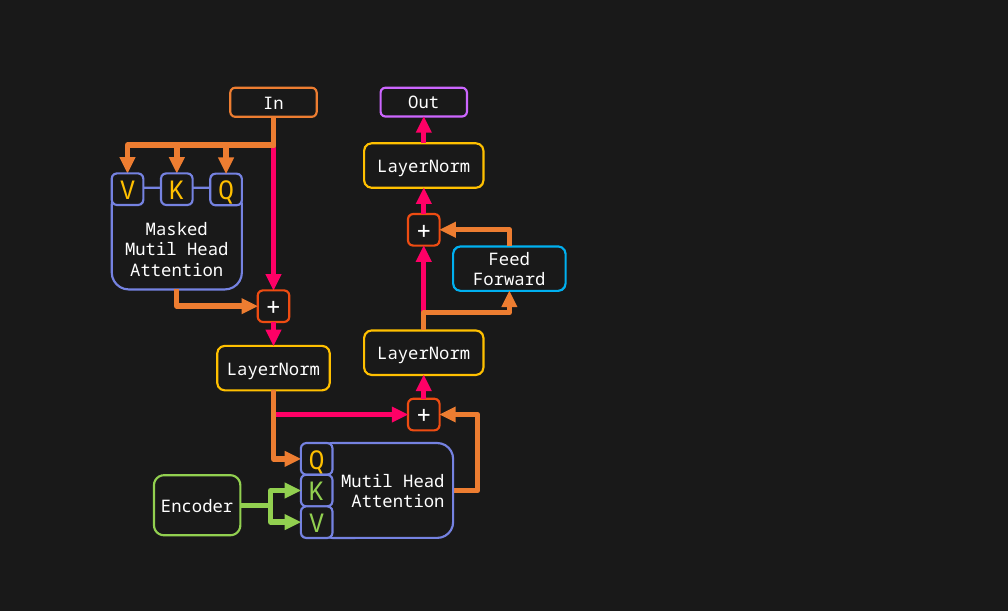
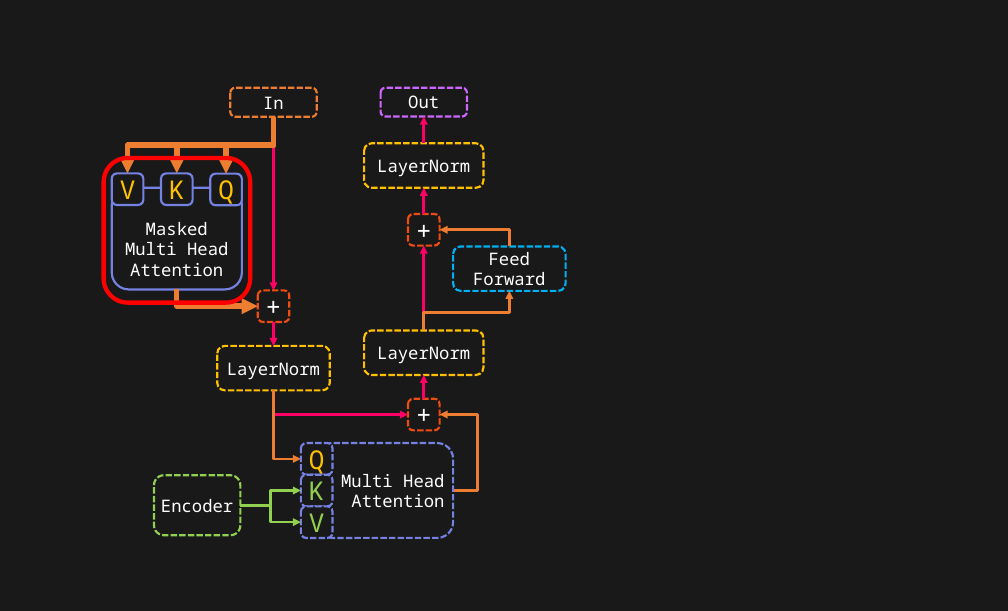
Before and after one commit to toonnyy8/PPT, a slide deck: slide 27 of Attention-is-all-you-need/image.pptx (slide 25 before the commit). Drawn at 1008x611 pixels with LibreOffice and Linux fonts; fonts in the diff are those of the drawing. Boxes give left, top, right and bottom in pixels: in the first picture for what was removed or moved away, otherwise in the second. Text is boxed around its words. In the diff, an @@ line names an element or a change of style, - is before the commit and + after.

```diff
--- a/Attention-is-all-you-need/image.pptx
+++ b/Attention-is-all-you-need/image.pptx
@@ rounded rectangle "In" at (230, 88, 317, 117): outline #ED7D31 4 pt to #ED7D31 4 pt dashed @@
@@ rounded rectangle "Out" at (381, 88, 467, 116): outline #CC66FF 4 pt to #CC66FF 4 pt dashed @@
@@ arrow (274, 117) - (274, 290): stroke #FF0066 10 pt to #FF0066 5 pt @@
@@ arrow (424, 143) - (424, 116): stroke #FF0066 10 pt to #FF0066 5 pt @@
@@ outline #FFC000 4 pt to #FFC000 4 pt dashed in 3 elements at (217, 346, 330, 391), (364, 331, 484, 375), (364, 143, 484, 188) @@
@@ rounded rectangle added at (104, 158, 250, 303), outline #FF0000 8 pt @@
@@ arrow (424, 214) - (424, 188): stroke #FF0066 10 pt to #FF0066 5 pt @@
@@ text in rounded rectangle at (125, 222, 228, 276): text changed @@
-Masked Mutil Head Attention
+Masked Multi Head Attention
@@ outline #EE4C12 4 pt to #EE4C12 4 pt dashed in 3 elements at (258, 290, 289, 322), (408, 399, 440, 431), (408, 214, 440, 246) @@
@@ elbow arrow (509, 246) - (440, 230): stroke #ED7D31 10 pt to #ED7D31 5 pt @@
@@ arrow (424, 331) - (424, 246): stroke #FF0066 10 pt to #FF0066 5 pt @@
@@ rounded rectangle "Feed Forward" at (453, 246, 566, 291): outline #00B0F0 4 pt to #00B0F0 4 pt dashed @@
@@ elbow arrow (424, 331) - (509, 291): stroke #ED7D31 10 pt to #ED7D31 5 pt @@
@@ arrow (274, 322) - (274, 346): stroke #FF0066 10 pt to #FF0066 5 pt @@
@@ arrow (424, 399) - (424, 375): stroke #FF0066 10 pt to #FF0066 5 pt @@
@@ elbow arrow (274, 390) - (408, 415): stroke #FF0066 10 pt to #FF0066 5 pt @@
@@ elbow arrow (274, 390) - (301, 459): stroke #ED7D31 10 pt to #ED7D31 5 pt @@
@@ elbow arrow (453, 490) - (440, 415): stroke #ED7D31 10 pt to #ED7D31 5 pt @@
@@ outline #7582E1 4 pt to #7582E1 4 pt dashed in 4 elements at (301, 443, 333, 475), (301, 475, 333, 507), (301, 506, 333, 538), (317, 443, 453, 538) @@
@@ rounded rectangle "Encoder" at (154, 475, 241, 535): outline #92D050 4 pt to #92D050 4 pt dashed @@
@@ text in rounded rectangle at (341, 474, 444, 507): text changed @@
-Mutil Head Attention
+Multi Head Attention
@@ elbow arrow (241, 505) - (301, 490): stroke #92D050 10 pt to #92D050 5 pt @@
@@ elbow arrow (241, 505) - (301, 522): stroke #92D050 10 pt to #92D050 5 pt @@
```
Also in this commit, not shown: 1 other slide changed, 3 slides added, 6 other files.
